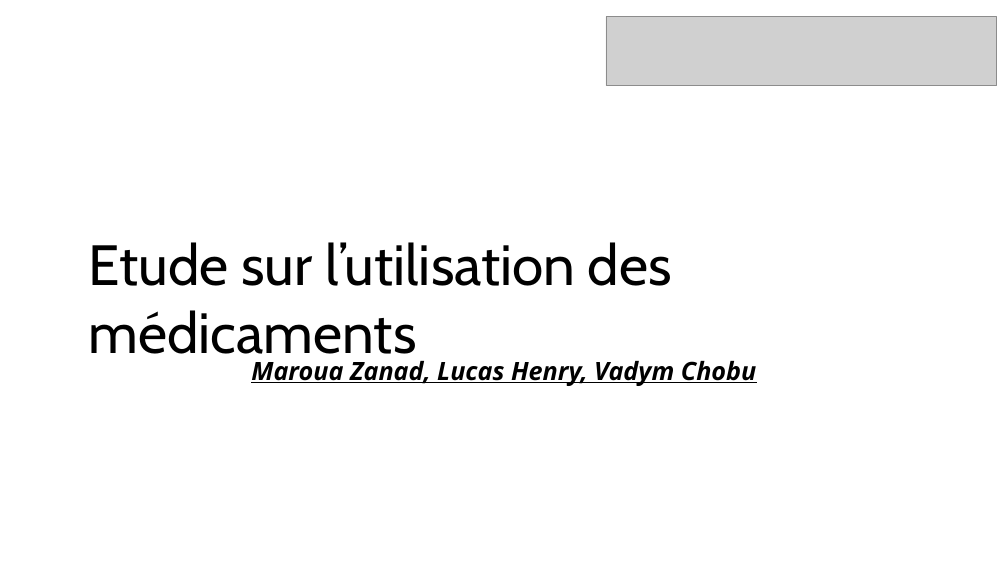
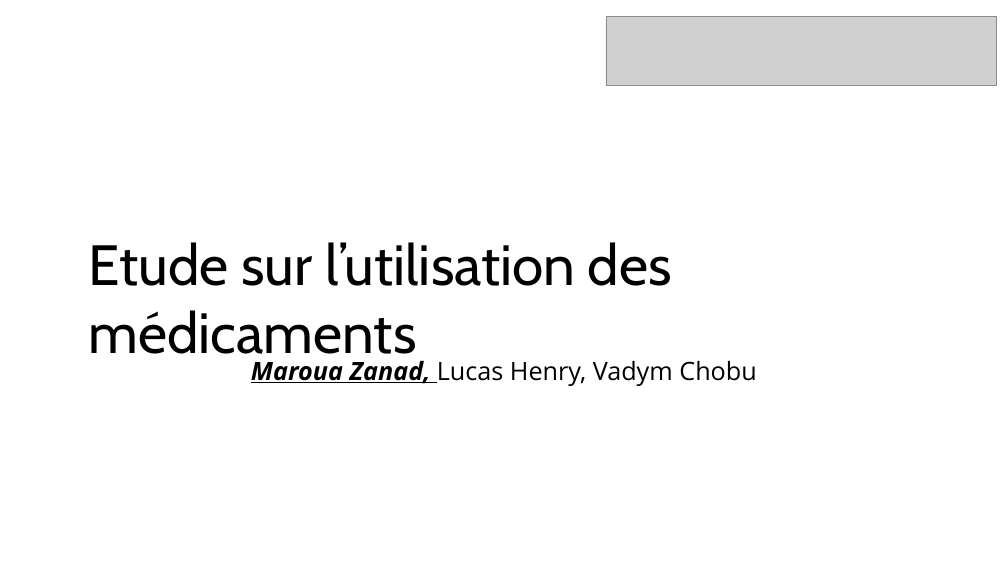
Before and after one commit to Algath/Projet-probabilit-s-et-statistiques, a slide deck: slide 1 of Projet_presentation_individuelle.pptx. Drawn at 1008x567 pixels with LibreOffice and Linux fonts; fonts in the diff are those of the drawing; grey boxes stand for pictures. Boxes give left, top, right and bottom in pixels: in the first picture for what was removed or moved away, otherwise in the second. Text is boxed around its words. In the diff, an @@ line names an element or a change of style, - is before the commit and + after.

```diff
--- a/Projet_presentation_individuelle.pptx
+++ b/Projet_presentation_individuelle.pptx
@@ text "Maroua Zanad, Lucas Henry, Vadym ..." at [251,361,756,386]: bold off, italic off, underline off in "Lucas Henry, Vadym Chobu" @@
```
Also in this commit, not shown: 3 other slides changed, 3 other files.
